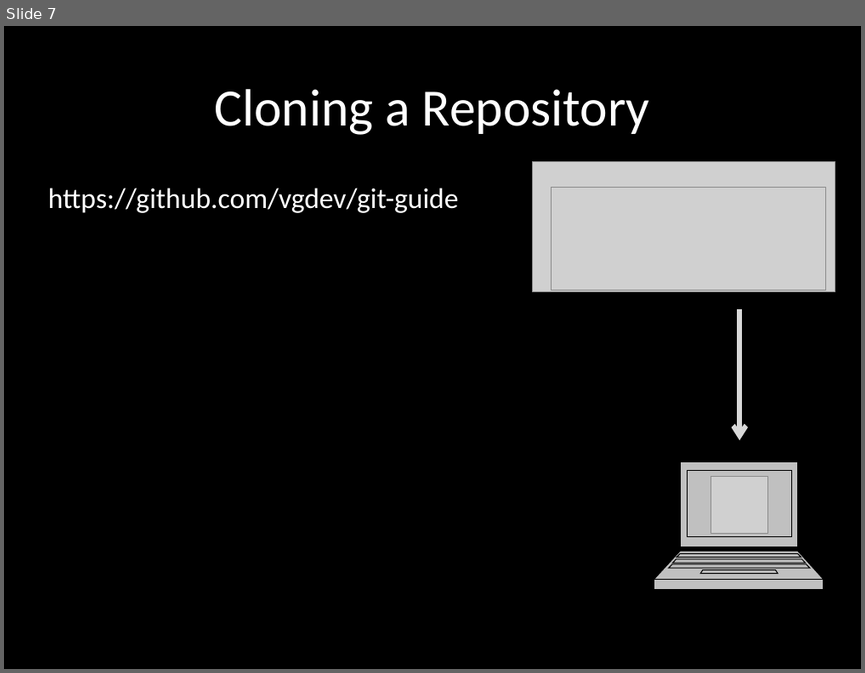
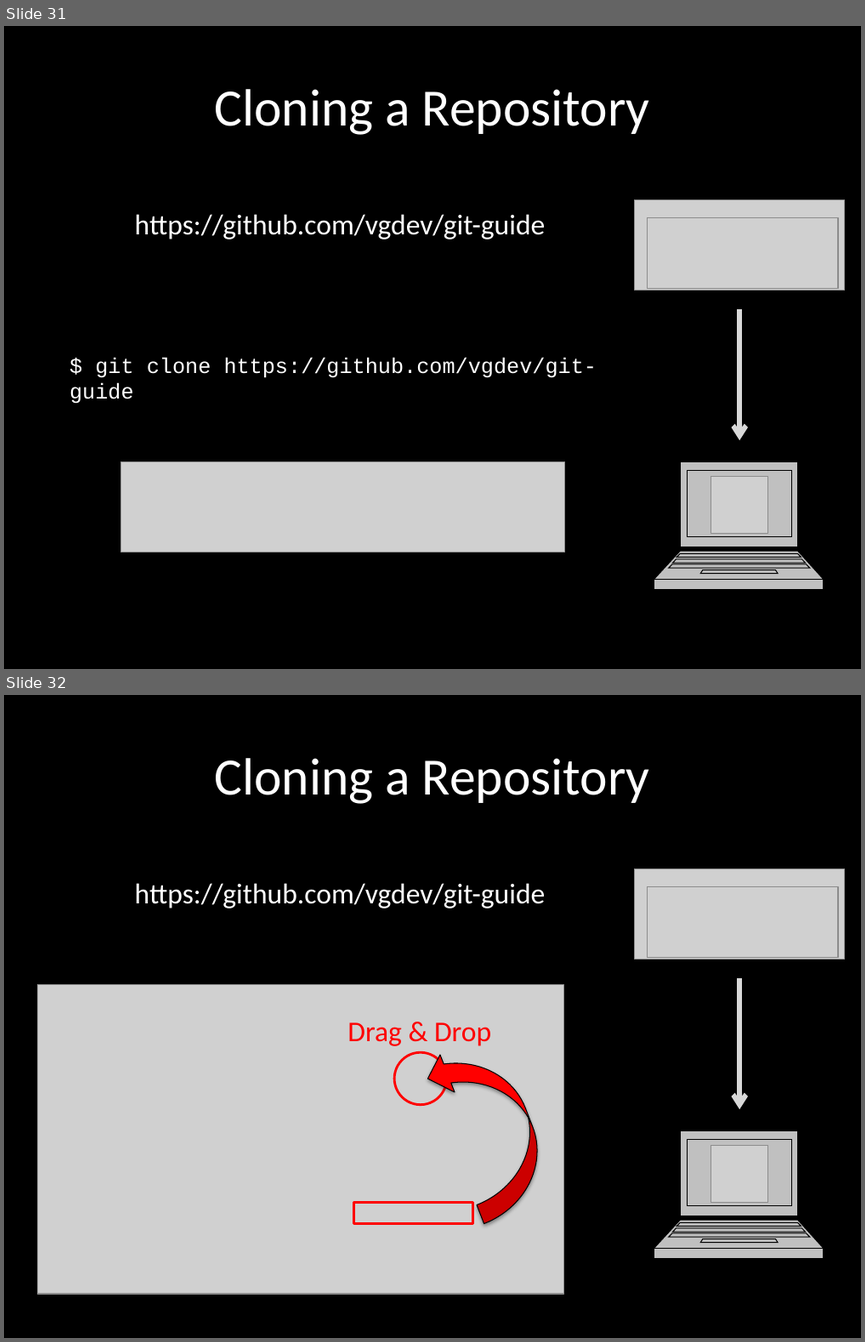
Before and after one commit to vgdev/git-guide, a slide deck: Git.pptx. Shown one above the other, each under a label of ours: slide 7 before the commit, slides 31 and 32 after it. The pictures are 865x673 and 865x1342 pixels, drawn with LibreOffice and Linux fonts; fonts in the diff are those of the drawing; grey boxes stand for pictures. Boxes give left, top, right and bottom in pixels: in the first picture for what was removed or moved away, otherwise in the second. Text is boxed around its words. In the diff, an @@ line names an element or a change of style, - is before the commit and + after.

```diff
--- a/Git.pptx
+++ b/Git.pptx
@@ slide 32 added at (x1=4, y1=695, x2=861, y2=1338), background #000000 @@
@@ title added at (x1=214, y1=758, x2=650, y2=804), 44 pt, text #FFFFFF @@
+Cloning a Repository
@@ picture added at (x1=635, y1=869, x2=845, y2=959) @@
@@ text added at (x1=135, y1=883, x2=545, y2=908), 24 pt, text #FFFFFF @@
+https://github.com/vgdev/git-guide
@@ picture added at (x1=647, y1=887, x2=839, y2=958) @@
@@ picture added at (x1=37, y1=985, x2=564, y2=1294) @@
@@ arrow added from (739, 981) to (739, 1109), #D8D8D8 4 pt @@
@@ text added at (x1=347, y1=1022, x2=491, y2=1046), 24 pt, text #FF0000 @@
+Drag & Drop
@@ curved right arrow added at (x1=420, y1=1031, x2=559, y2=1224), fill #FF0000, outline #000000 0.75 pt @@
@@ ellipse added at (x1=394, y1=1052, x2=446, y2=1105), outline #FF0000 2 pt @@
@@ freeform shape added at (x1=653, y1=1130, x2=823, y2=1258), fill #C0C0C0, outline #000000 0.75 pt @@
@@ picture added at (x1=711, y1=1145, x2=768, y2=1202) @@
@@ rectangle added at (x1=353, y1=1202, x2=472, y2=1224), outline #FF0000 2 pt @@
@@ what was slide 7 is now slide 31 @@
@@ slide 31 changed as well @@
@@ text "https://github.com/vgdev/git-guide" moved from (x1=48, y1=188, x2=459, y2=213) to (x1=135, y1=214, x2=545, y2=239) @@
@@ picture resized from (x1=533, y1=161, x2=835, y2=291) to (x1=635, y1=200, x2=845, y2=290) @@
@@ picture resized from (x1=551, y1=188, x2=826, y2=289) to (x1=647, y1=218, x2=839, y2=289) @@
@@ text added at (x1=69, y1=358, x2=597, y2=403), 18 pt, text #FFFFFF @@
+$ git clone https://github.com/vgdev/git-guide
@@ picture added at (x1=120, y1=461, x2=564, y2=551) @@
```
Also in this commit, not shown: 25 other slides added.
